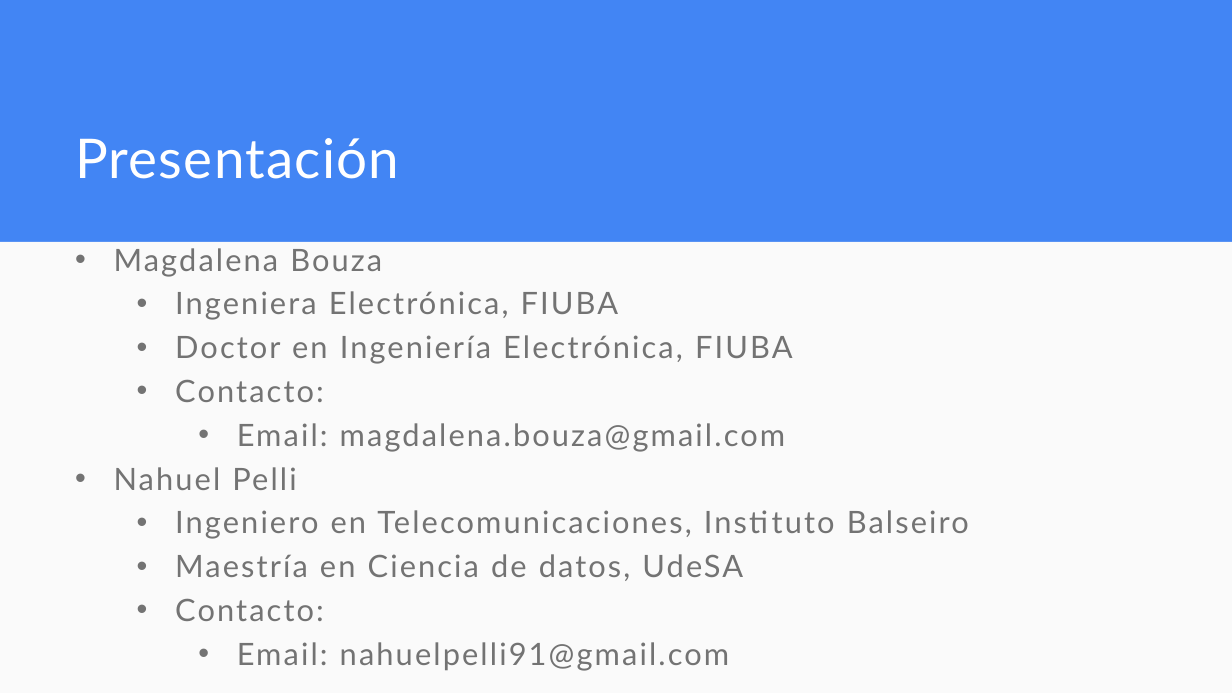
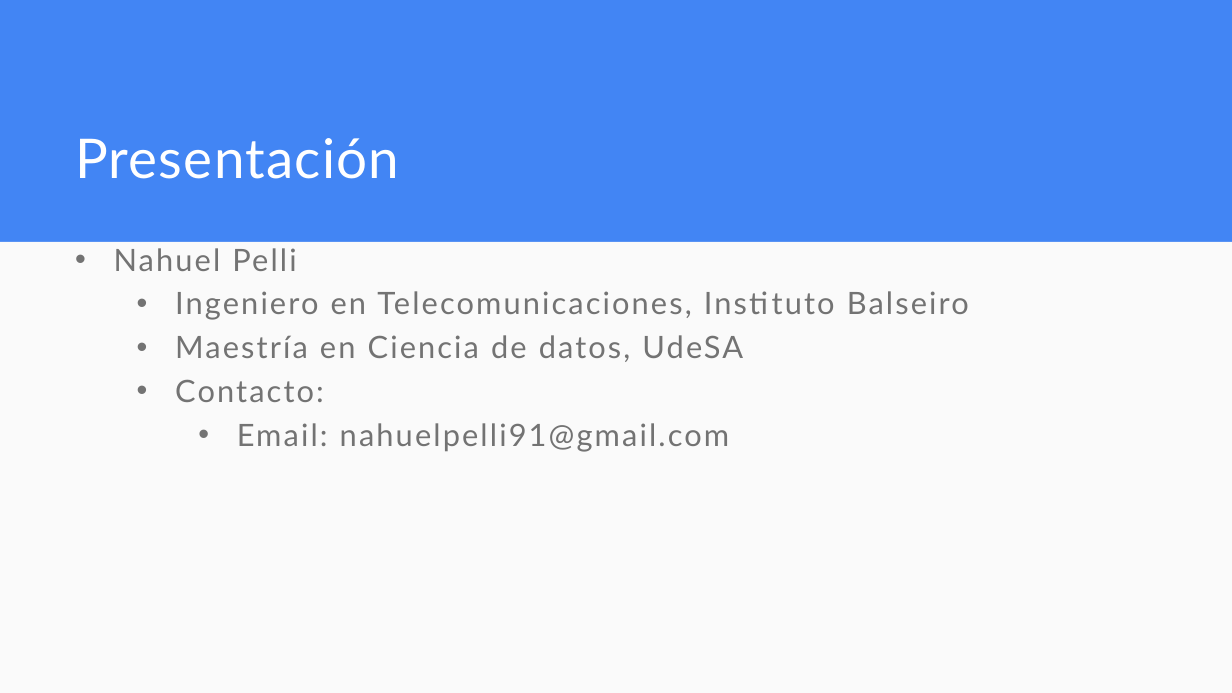
Before and after one commit to rpazos98/CEIA_Analisis_de_datos, a slide deck: slide 2 of clase_1/Clase1.pptx. Drawn at 1232x693 pixels with LibreOffice and Linux fonts; fonts in the diff are those of the drawing; background and template pictures are left out. Boxes give left, top, right and bottom in pixels: in the first picture for what was removed or moved away, otherwise in the second. Text is boxed around its words. In the diff, an @@ line names an element or a change of style, - is before the commit and + after.

```diff
--- a/clase_1/Clase1.pptx
+++ b/clase_1/Clase1.pptx
@@ text at [114, 248, 793, 452]: paragraphs removed @@
-• Magdalena Bouza
-  • Ingeniera Electrónica, FIUBA
-  • Doctor en Ingeniería Electrónica, FIUBA
-  • Contacto:
-    • Email: magdalena.bouza@gmail.com
```
Also in this commit, not shown: 1 other slide changed, 1 other file.
